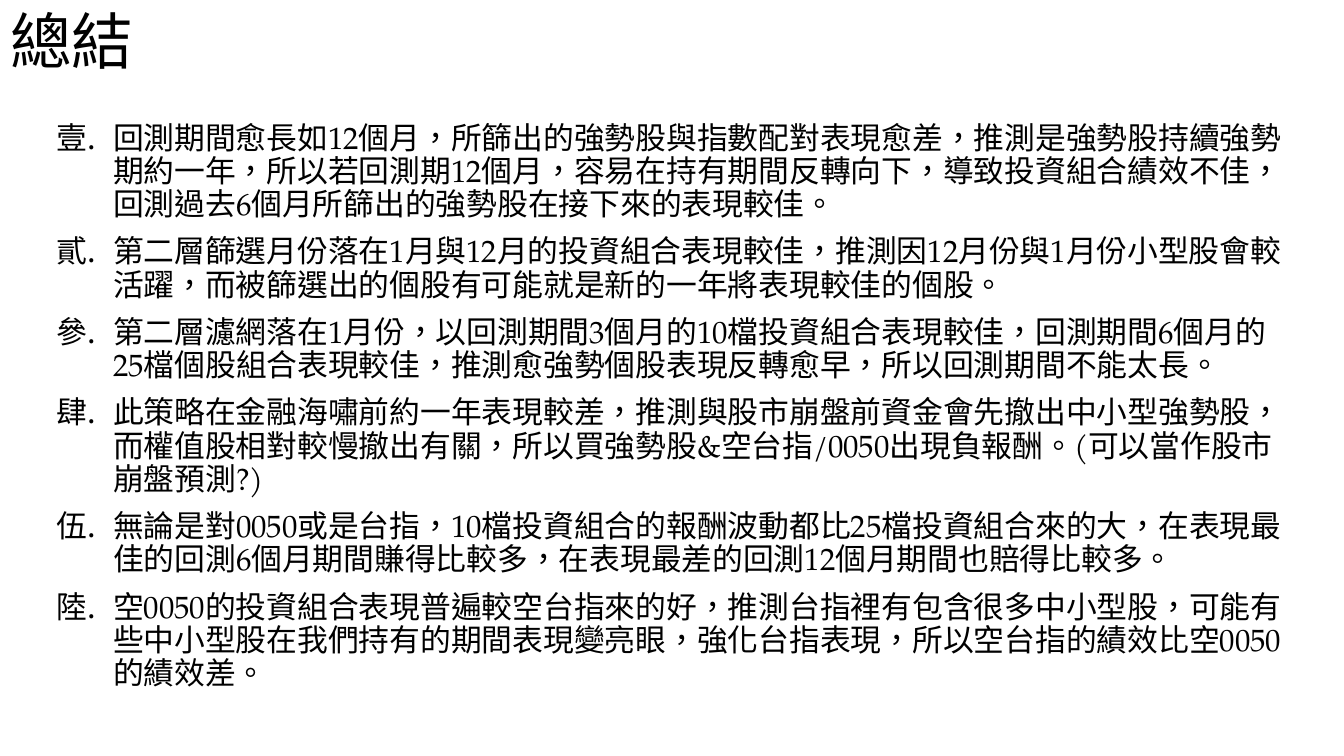
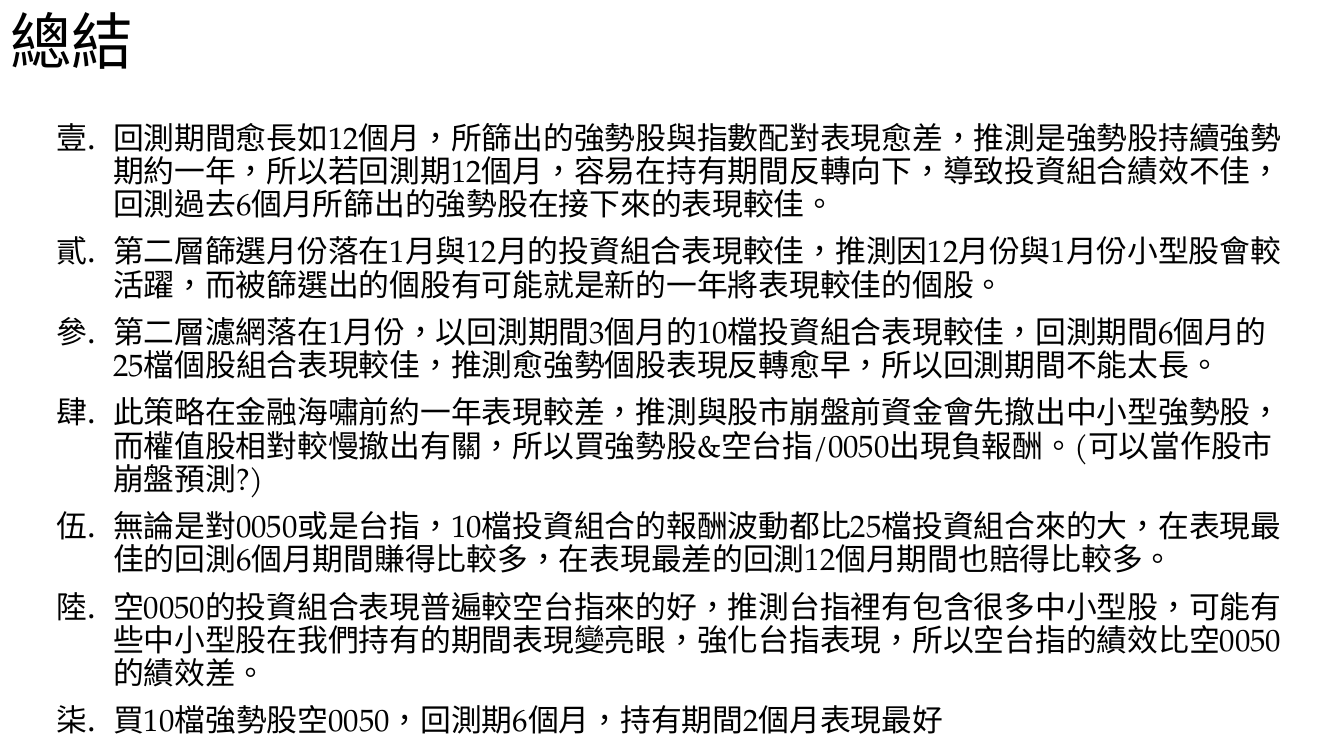
Before and after one commit to Garlylin/data, a slide deck: slide 31 of 強勢股vs.pptx. Drawn at 1344x756 pixels with LibreOffice and Linux fonts; fonts in the diff are those of the drawing. Boxes give left, top, right and bottom in pixels: in the first picture for what was removed or moved away, otherwise in the second. Text is boxed around its words. In the diff, an @@ line names an element or a change of style, - is before the commit and + after.

Commit message:
0709

```diff
--- a/強勢股vs.pptx
+++ b/強勢股vs.pptx
@@ text at (113,705,943,734): paragraph added @@
+7. 買10檔強勢股空0050，回測期6個月，持有期間2個月表現最好
```
